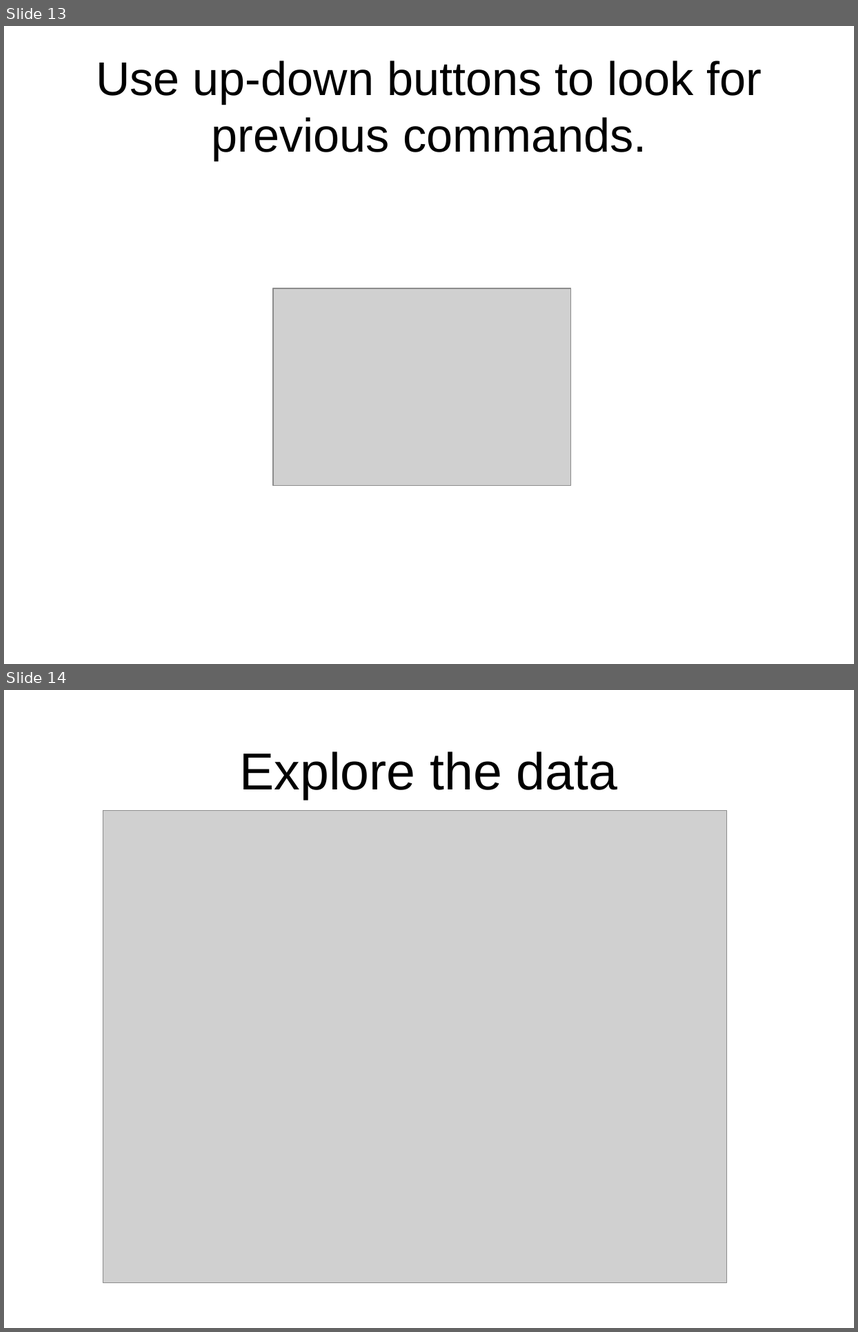
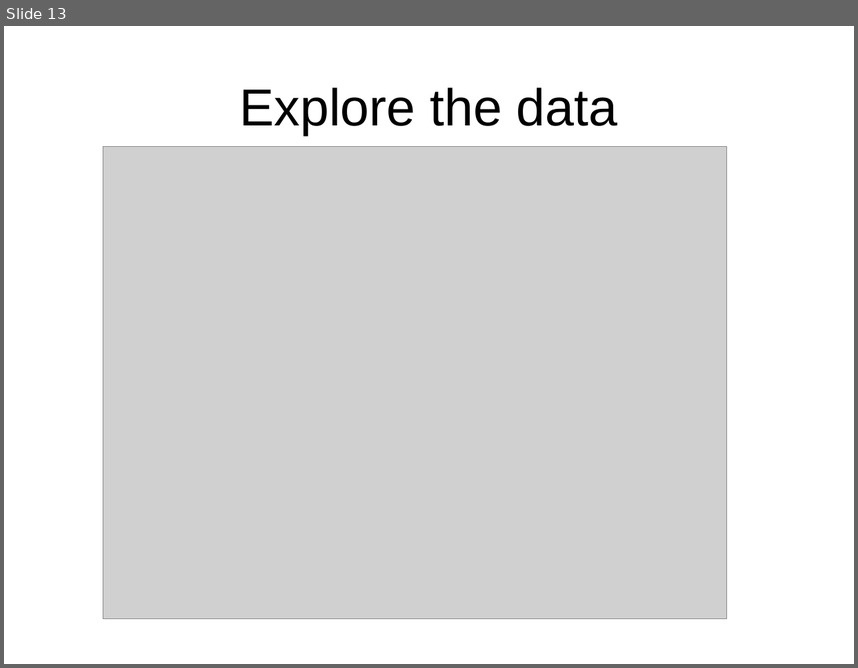
Before and after one commit to hongqin/R-workshop-GAS14, a slide deck: 1/R_by_metric_case.ppt. Shown one above the other, each under a label of ours: slides 13 and 14 before the commit, slide 13 after it. The pictures are 858x1332 and 858x668 pixels, drawn with LibreOffice and Linux fonts; fonts in the diff are those of the drawing; grey boxes stand for pictures. Boxes give left, top, right and bottom in pixels: in the first picture for what was removed or moved away, otherwise in the second. Text is boxed around its words. In the diff, an @@ line names an element or a change of style, - is before the commit and + after.

```diff
--- a/1/R_by_metric_case.ppt
+++ b/1/R_by_metric_case.ppt
@@ slide 13 removed at bbox=[4, 26, 854, 664], background #FFFFFF @@
@@ title removed at bbox=[96, 60, 762, 160] @@
-Use up-down buttons to look for previous commands.
@@ picture removed at bbox=[274, 288, 571, 485] @@
@@ what was slide 14 is now slide 13 @@
```
Also in this commit, not shown: 1 slide changed, 2 slides added, 2 other slides removed, 1 other file.
